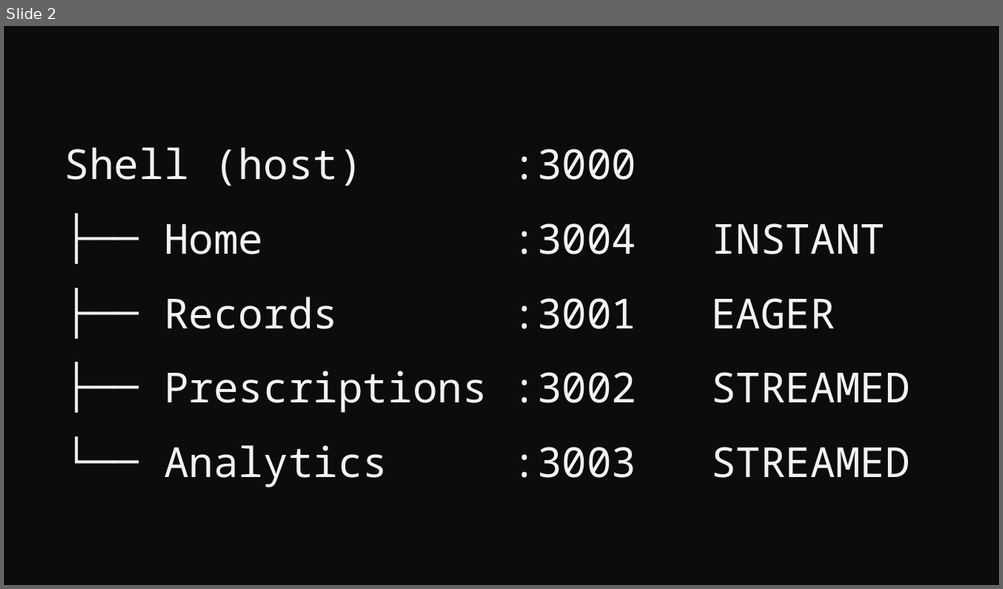
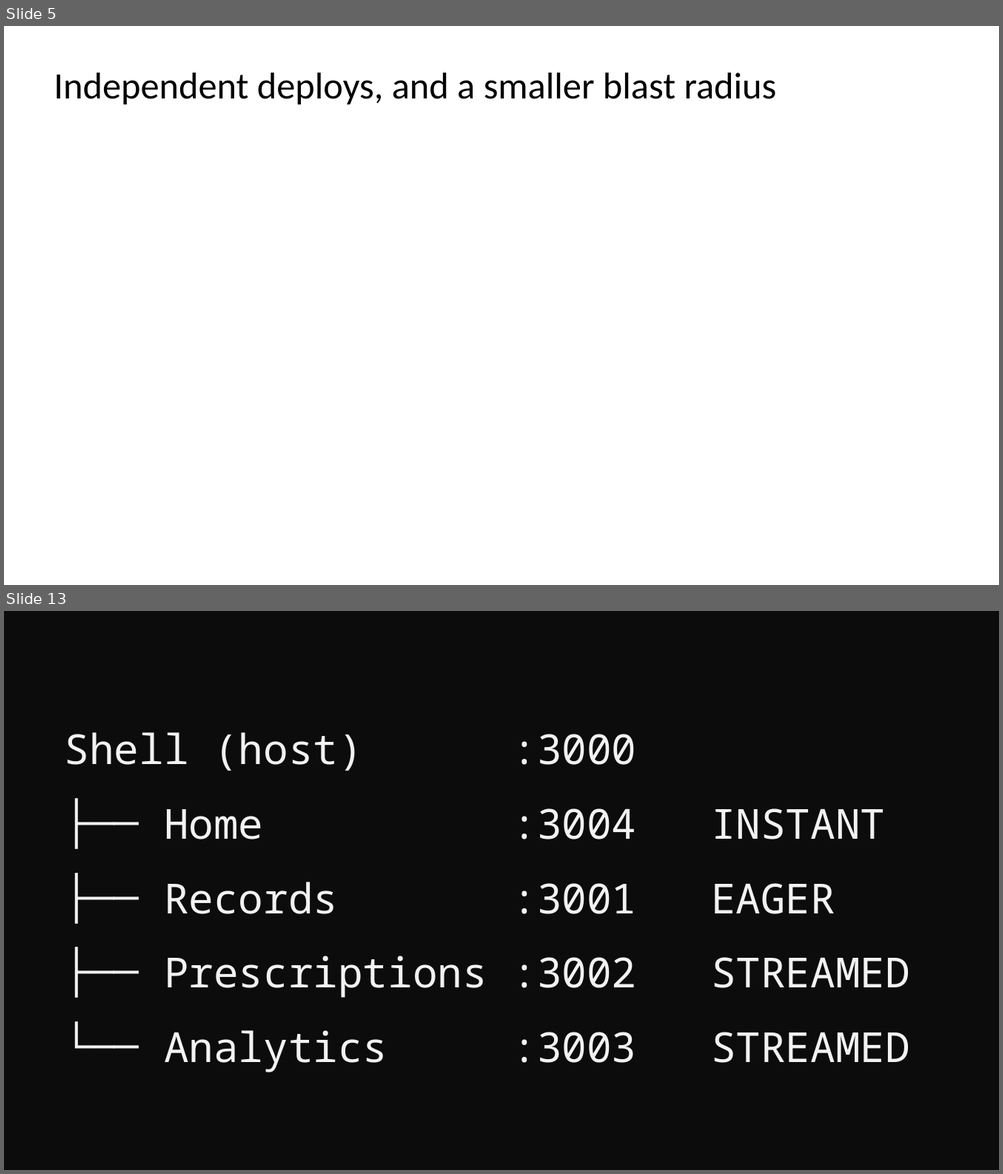
Before and after one commit to devlinduldulao/module-federation-demo, a slide deck: presentation/module-federation.pptx. Shown one above the other, each under a label of ours: slide 2 before the commit, slides 5 and 13 after it; the slides between them are not shown. The pictures are 1003x589 and 1003x1174 pixels, drawn with LibreOffice and Linux fonts; fonts in the diff are those of the drawing. Boxes give left, top, right and bottom in pixels: in the first picture for what was removed or moved away, otherwise in the second. Text is boxed around its words. In the diff, an @@ line names an element or a change of style, - is before the commit and + after.

```diff
--- a/presentation/module-federation.pptx
+++ b/presentation/module-federation.pptx
@@ slide 5 added at box(4, 26, 999, 585), background #FFFFFF @@
@@ text added at box(54, 73, 777, 104), 36 pt, text #000000 @@
+Independent deploys, and a smaller blast radius
@@ what was slide 2 is now slide 13 @@
```
Also in this commit, not shown: 3 slides changed, 12 other slides added, 2 slides removed, 21 other files.
